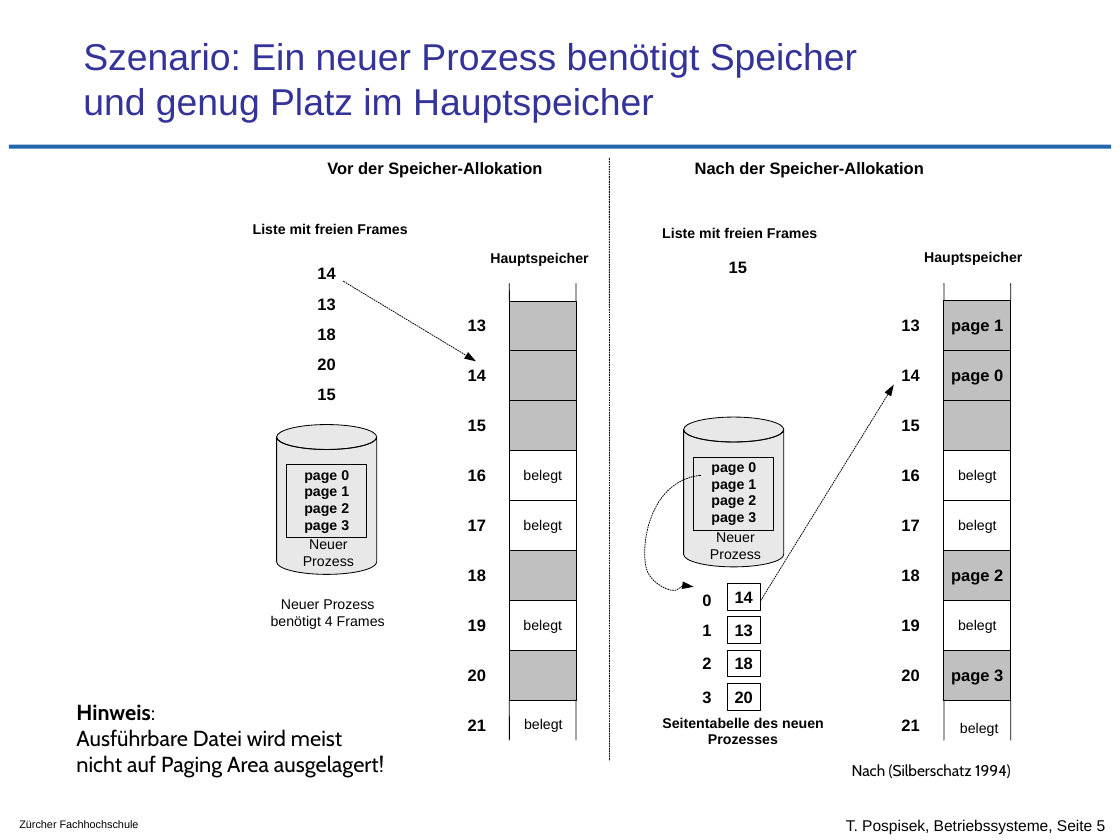
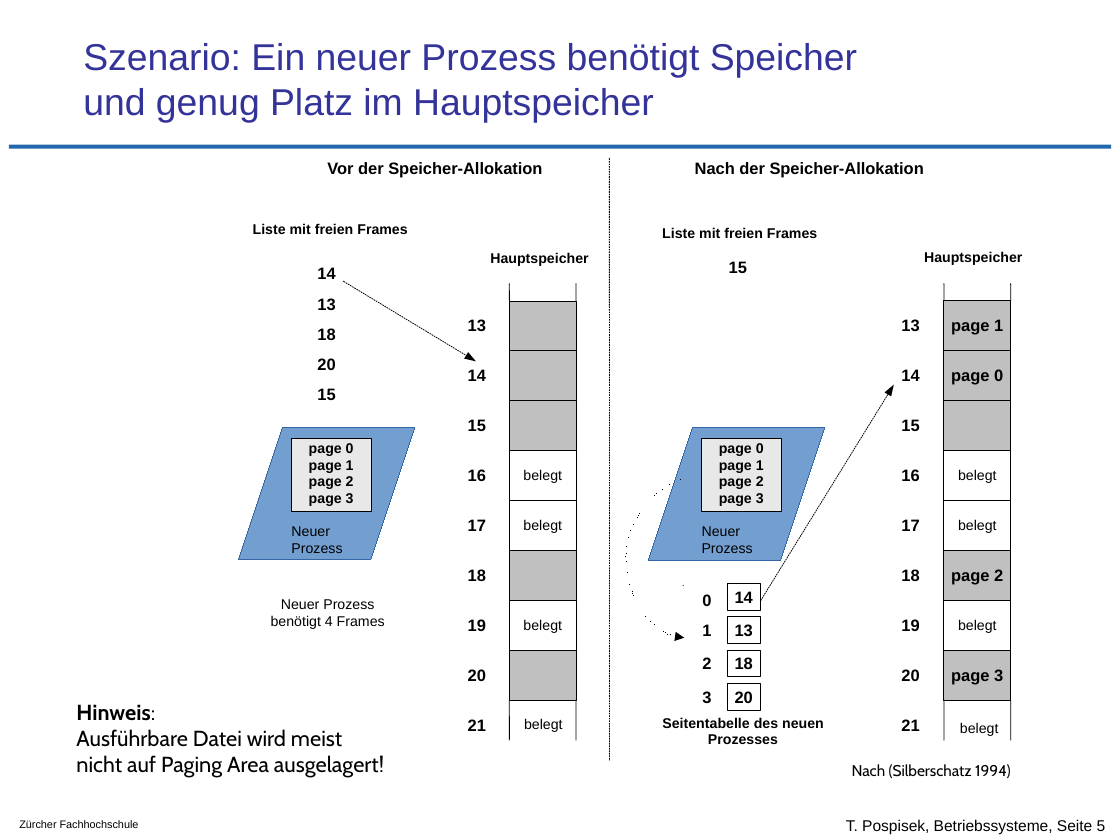
Before and after one commit to tpo/betriebssysteme, a slide deck: slide 5 of 11_Speicherverwaltung_Strategien.odp. Drawn at 1120x840 pixels with LibreOffice and Linux fonts; fonts in the diff are those of the drawing; background and template pictures are left out. Boxes give left, top, right and bottom in pixels: in the first picture for what was removed or moved away, otherwise in the second. Text is boxed around its words. In the diff, an @@ line names an element or a change of style, - is before the commit and + after.

Commit message:
S.5 Prozess Symbol ersetzt

```diff
--- a/11_Speicherverwaltung_Strategien.odp
+++ b/11_Speicherverwaltung_Strategien.odp
@@ freeform shape removed at (683,417,783,567) @@
@@ freeform shape removed at (683,417,783,441) @@
@@ parallelogram added at (239,428,414,560), fill #729FCF, outline #3465A4 0 pt @@
@@ freeform shape removed at (277,424,376,575) @@
@@ freeform shape removed at (277,424,376,449) @@
@@ freeform shape removed at (277,437,376,575) @@
@@ 4 texts, 2 freeform shapes: place and size @@
-4 texts, 2 freeform shapes at (287,465,367,538)
+4 texts, 2 freeform shapes at (291,438,372,511)
@@ freeform shape: place and size @@
-freeform shape at (293,516,361,533)
+freeform shape at (298,440,365,457)
@@ parallelogram added at (648,428,824,560), fill #729FCF, outline #3465A4 0 pt @@
@@ freeform shape removed at (683,430,783,568) @@
@@ 4 texts, 2 freeform shapes: place and size @@
-4 texts, 2 freeform shapes at (693,457,774,530)
+4 texts, 2 freeform shapes at (701,438,782,511)
@@ freeform shape: place and size @@
-freeform shape at (700,508,767,525)
+freeform shape at (708,440,775,457)
@@ freeform shape: place and size @@
-freeform shape at (293,466,361,483)
+freeform shape at (298,473,365,489)
@@ freeform shape: place and size @@
-freeform shape at (293,500,361,516)
+freeform shape at (298,456,365,473)
@@ curved arrow added from (701, 475) to (684, 637), #000000 0 pt dashed @@
@@ freeform shape removed at (645,475,700,590) @@
@@ freeform shape removed at (700,475,701,476) @@
@@ freeform shape: place and size @@
-freeform shape at (700,459,767,476)
+freeform shape at (708,457,775,474)
@@ freeform shape: place and size @@
-freeform shape at (700,475,767,492)
+freeform shape at (708,473,775,489)
@@ freeform shape: place and size @@
-freeform shape at (293,483,361,500)
+freeform shape at (298,489,365,506)
@@ freeform shape: place and size @@
-freeform shape at (700,492,767,508)
+freeform shape at (708,489,775,506)
@@ text at (291,526,342,553): text changed @@
-Prozess
+Neuer
+Prozess
@@ text removed at (309,539,348,549) @@
-Neuer
@@ freeform shape removed at (690,533,781,557) @@
@@ text at (702,526,753,553): text changed @@
-Neuer
+Neuer
+Prozess
@@ freeform shape removed at (283,541,373,564) @@
@@ text removed at (303,556,354,566) @@
-Prozess
@@ freeform shape removed at (682,581,694,589) @@
```
Also in this commit, not shown: 1 other slide changed, 1 other file.
